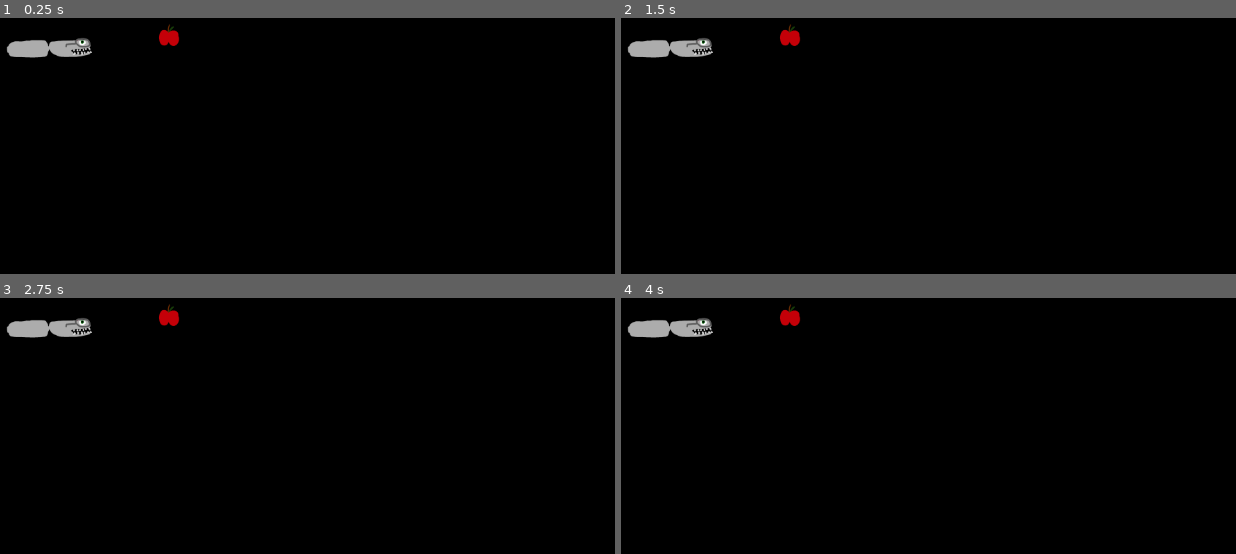
Above: before the commit, frames 1-4 (two rows, left to right).
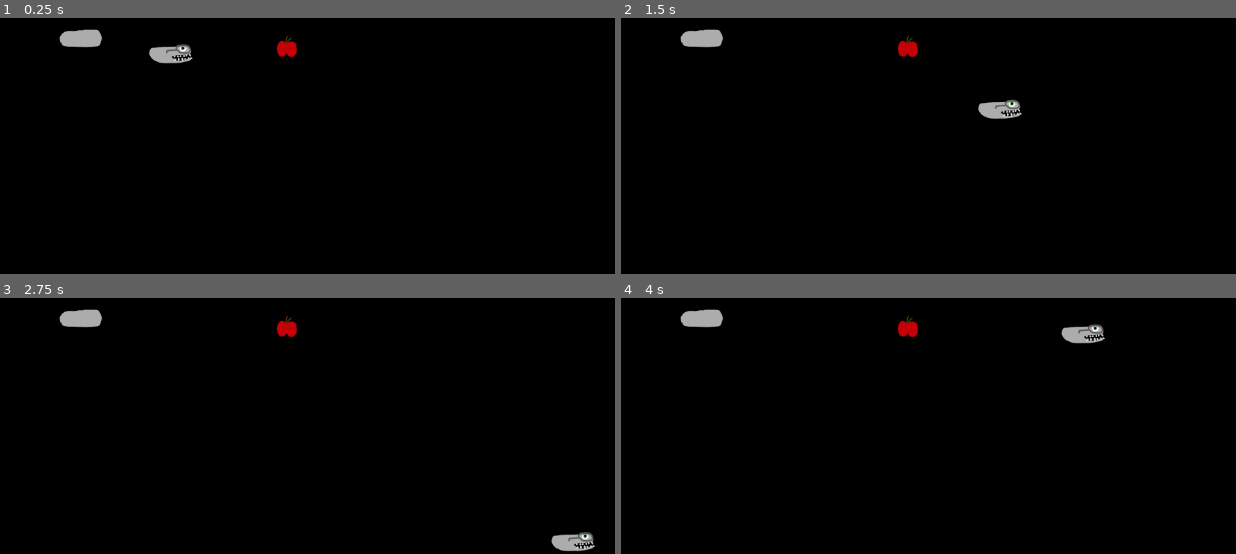
Above: after the commit, the same moments.

Repository: 444B/learning-godot
Game: Godot game, scene res://game.tscn
The game is run twice, just before and just after one commit, with the same random seed, the same clock (stepped at 60 frames per second) and the same inputs.
Inputs:
- Up to frame 1 (0.25 s): no input
- Up to frame 2 (1.5 s): tap Enter at 0.5 s; hold D (move_right, bound only after the commit) 0.53-1.28 s; hold S (move_down, bound only after the commit) from 1.28 s (still down)
- Up to frame 3 (2.75 s): release S (move_down, bound only after the commit) at 2.03 s; hold D (move_right, bound only after the commit) from 2.03 s (still down)
- Up to frame 4 (4 s): release D (move_right, bound only after the commit) at 2.78 s; hold W (move_up, bound only after the commit) 2.78-3.53 s; hold A (move_left, bound only after the commit) from 3.53 s (still down)

The runs differ from the first frame. In frame 1, 1.9% of the frame differs, in the area x 1-49%, y 2-18%; in frame 2, 1.9%; in frame 3, 1.9%; in frame 4, 1.9%, in the area x 1-79%, y 2-18%.

Commit message:
snake can detect apples, increment. also detect own body

Diff:
--- a/snake/apple.tscn
+++ b/snake/apple.tscn
@@ -5,7 +5,7 @@
 [sub_resource type="CircleShape2D" id="CircleShape2D_qjjb0"]
 radius = 15.0
 
-[node name="Node2D" type="Area2D"]
+[node name="Node2D" type="Area2D" groups=["apple-group"]]
 
 [node name="Sprite2D" type="Sprite2D" parent="."]
 position = Vector2(-1, -1.90735e-06)
--- a/snake/background.tscn
+++ b/snake/background.tscn
@@ -1,9 +1,6 @@
-[gd_scene load_steps=3 format=3 uid="uid://c4b1kauswsvx"]
+[gd_scene load_steps=2 format=3 uid="uid://c4b1kauswsvx"]
 
 [ext_resource type="Texture2D" uid="uid://tgdg3jpka4i" path="res://assets/background.png" id="1_22h3e"]
-
-[sub_resource type="RectangleShape2D" id="RectangleShape2D_uw8ut"]
-size = Vector2(1153, 648)
 
 [node name="Node2D" type="Area2D"]
 
@@ -11,8 +8,3 @@
 position = Vector2(577.759, 320)
 scale = Vector2(0.488527, 0.508134)
 texture = ExtResource("1_22h3e")
-
-[node name="CollisionShape2D" type="CollisionShape2D" parent="."]
-visible = false
-position = Vector2(576.5, 323)
-shape = SubResource("RectangleShape2D_uw8ut")
--- a/snake/game.tscn
+++ b/snake/game.tscn
@@ -11,10 +11,10 @@
 position = Vector2(1, 1)
 
 [node name="Apple" parent="." instance=ExtResource("2_8p2hx")]
-position = Vector2(379, 307)
+position = Vector2(549, 323)
 
-[node name="Snake Head" parent="." instance=ExtResource("3_ar3po")]
-position = Vector2(238, 322)
+[node name="Snake Body" parent="." instance=ExtResource("3_ar3po")]
+position = Vector2(254, 306)
 
-[node name="Snake Body" parent="." instance=ExtResource("4_te55q")]
-position = Vector2(178, 321)
+[node name="Snake Head" parent="." instance=ExtResource("4_te55q")]
+position = Vector2(383, 331)
--- a/snake/project.godot
+++ b/snake/project.godot
@@ -15,6 +15,33 @@
 config/features=PackedStringArray("4.2", "GL Compatibility")
 config/icon="res://icon.svg"
 
+[input]
+
+move_left={
+"deadzone": 0.5,
+"events": [Object(InputEventKey,"resource_local_to_scene":false,"resource_name":"","device":-1,"window_id":0,"alt_pressed":false,"shift_pressed":false,"ctrl_pressed":false,"meta_pressed":false,"pressed":false,"keycode":0,"physical_keycode":65,"key_label":0,"unicode":97,"echo":false,"script":null)
+, Object(InputEventKey,"resource_local_to_scene":false,"resource_name":"","device":-1,"window_id":0,"alt_pressed":false,"shift_pressed":false,"ctrl_pressed":false,"meta_pressed":false,"pressed":false,"keycode":0,"physical_keycode":4194319,"key_label":0,"unicode":0,"echo":false,"script":null)
+]
+}
+move_right={
+"deadzone": 0.5,
+"events": [Object(InputEventKey,"resource_local_to_scene":false,"resource_name":"","device":-1,"window_id":0,"alt_pressed":false,"shift_pressed":false,"ctrl_pressed":false,"meta_pressed":false,"pressed":false,"keycode":0,"physical_keycode":68,"key_label":0,"unicode":100,"echo":false,"script":null)
+, Object(InputEventKey,"resource_local_to_scene":false,"resource_name":"","device":-1,"window_id":0,"alt_pressed":false,"shift_pressed":false,"ctrl_pressed":false,"meta_pressed":false,"pressed":false,"keycode":0,"physical_keycode":4194321,"key_label":0,"unicode":0,"echo":false,"script":null)
+]
+}
+move_up={
+"deadzone": 0.5,
+"events": [Object(InputEventKey,"resource_local_to_scene":false,"resource_name":"","device":-1,"window_id":0,"alt_pressed":false,"shift_pressed":false,"ctrl_pressed":false,"meta_pressed":false,"pressed":false,"keycode":0,"physical_keycode":87,"key_label":0,"unicode":119,"echo":false,"script":null)
+, Object(InputEventKey,"resource_local_to_scene":false,"resource_name":"","device":-1,"window_id":0,"alt_pressed":false,"shift_pressed":false,"ctrl_pressed":false,"meta_pressed":false,"pressed":false,"keycode":0,"physical_keycode":4194320,"key_label":0,"unicode":0,"echo":false,"script":null)
+]
+}
+move_down={
+"deadzone": 0.5,
+"events": [Object(InputEventKey,"resource_local_to_scene":false,"resource_name":"","device":-1,"window_id":0,"alt_pressed":false,"shift_pressed":false,"ctrl_pressed":false,"meta_pressed":false,"pressed":false,"keycode":0,"physical_keycode":83,"key_label":0,"unicode":115,"echo":false,"script":null)
+, Object(InputEventKey,"resource_local_to_scene":false,"resource_name":"","device":-1,"window_id":0,"alt_pressed":false,"shift_pressed":false,"ctrl_pressed":false,"meta_pressed":false,"pressed":false,"keycode":0,"physical_keycode":4194322,"key_label":0,"unicode":0,"echo":false,"script":null)
+]
+}
+
 [rendering]
 
 renderer/rendering_method="gl_compatibility"
--- a/snake/snake-body.tscn
+++ b/snake/snake-body.tscn
@@ -1,18 +1,18 @@
 [gd_scene load_steps=3 format=3 uid="uid://bb2qmr5c4db27"]
 
-[ext_resource type="Texture2D" uid="uid://6r2itnimstrp" path="res://assets/snake-head.png" id="1_na60e"]
+[ext_resource type="Texture2D" uid="uid://dqlcqrpyhxwxg" path="res://assets/snake-body.png" id="1_ooaoy"]
 
 [sub_resource type="CapsuleShape2D" id="CapsuleShape2D_7qw1u"]
 radius = 13.0
 height = 65.8674
 
-[node name="Area2D" type="Area2D"]
+[node name="snake-body-area2d" type="Area2D" groups=["snake-body-group"]]
 
-[node name="Snake-head" type="Sprite2D" parent="."]
+[node name="snake-body-sprite" type="Sprite2D" parent="."]
 position = Vector2(1, 0)
-texture = ExtResource("1_na60e")
+texture = ExtResource("1_ooaoy")
 
-[node name="CollisionShape2D" type="CollisionShape2D" parent="."]
+[node name="snake-body-collision" type="CollisionShape2D" parent="."]
 visible = false
 position = Vector2(-1, -3.8147e-06)
 rotation = -1.56682
--- /dev/null
+++ b/snake/snake-head.gd
@@ -0,0 +1,58 @@
+extends Area2D
+
+signal hit
+
+var screen_size
+var apples_eaten: int = 0
+@export var speed: float = 400.0
+
+
+func _ready() -> void:
+	screen_size = get_viewport_rect().size
+
+func _process(delta) -> void:
+	var velocity := Vector2.ZERO
+	if Input.is_action_pressed("move_left"):
+		velocity.x -= 1
+	if Input.is_action_pressed("move_right"):
+		velocity.x += 1
+	if Input.is_action_pressed("move_up"):
+		velocity.y -= 1
+	if Input.is_action_pressed("move_down"):
+		velocity.y += 1
+
+	if velocity.length() > 0:
+		velocity = velocity.normalized() * speed
+
+	position += velocity * delta
+	position = position.clamp(Vector2.ZERO, screen_size)
+
+
+
+func _on_area_entered(area: Area2D) -> void:
+	hit.emit()
+	if area.is_in_group("apple-group"):
+		#hide()
+		apples_eaten += 1
+		print("apples eaten:" + str(apples_eaten))
+		#$"snake-head-collision".set_deferred("disabled", true)
+
+
+
+	elif area.is_in_group("snake-body-group"):
+		#hide()
+		print("game over")
+		#$"snake-head-collision".set_deferred("disabled", true)
+
+	# Must be deferred as we can't change physics properties on a physics callback.
+
+		#if area_that_entered.is_in_group("gem"):
+		#set_gem_count(gem_count + 1)
+	#elif area_that_entered.is_in_group("healing_item"):
+		#set_health(health + 10)
+
+
+func start(pos):
+	position = pos
+	show()
+	$"snake-head-collision".disabled = false
--- a/snake/snake_head.tscn
+++ b/snake/snake_head.tscn
@@ -1,19 +1,23 @@
-[gd_scene load_steps=3 format=3 uid="uid://euf8pa44hx7j"]
+[gd_scene load_steps=4 format=3 uid="uid://euf8pa44hx7j"]
 
-[ext_resource type="Texture2D" uid="uid://dqlcqrpyhxwxg" path="res://assets/snake-body.png" id="1_mlcml"]
+[ext_resource type="Script" path="res://snake-head.gd" id="1_kdwh1"]
+[ext_resource type="Texture2D" uid="uid://6r2itnimstrp" path="res://assets/snake-head.png" id="2_0h0ch"]
 
 [sub_resource type="CapsuleShape2D" id="CapsuleShape2D_7qw1u"]
 radius = 13.0
 height = 65.8674
 
-[node name="Area2D" type="Area2D"]
+[node name="snake-head-area2d" type="Area2D"]
+script = ExtResource("1_kdwh1")
 
-[node name="Snake-head" type="Sprite2D" parent="."]
+[node name="snake-head-spite" type="Sprite2D" parent="."]
 position = Vector2(1, 0)
-texture = ExtResource("1_mlcml")
+texture = ExtResource("2_0h0ch")
 
-[node name="CollisionShape2D" type="CollisionShape2D" parent="."]
+[node name="snake-head-collision" type="CollisionShape2D" parent="."]
 visible = false
 position = Vector2(0, 2)
 rotation = -1.56682
 shape = SubResource("CapsuleShape2D_7qw1u")
+
+[connection signal="area_entered" from="." to="." method="_on_area_entered"]
Binary file added: snake/docs/assets/2.png
Not shown, added: snake/docs/assets/desktop.ini
Not shown, changed: snake/docs/gamedev-001.md
